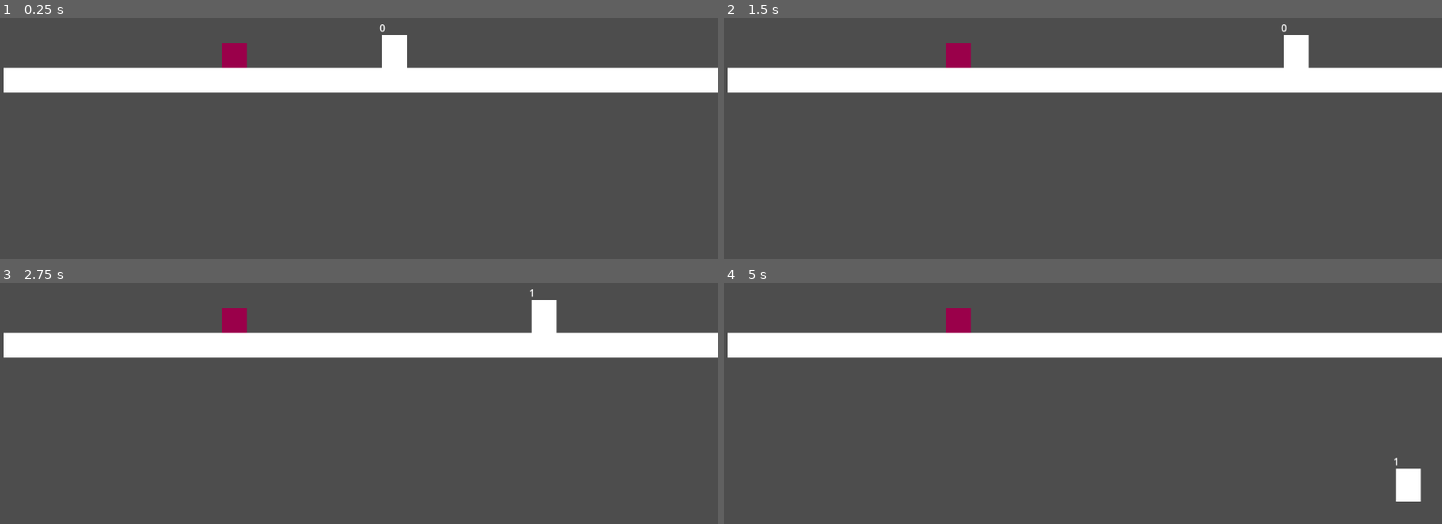
Above: before the commit, frames 1-4 (two rows, left to right).
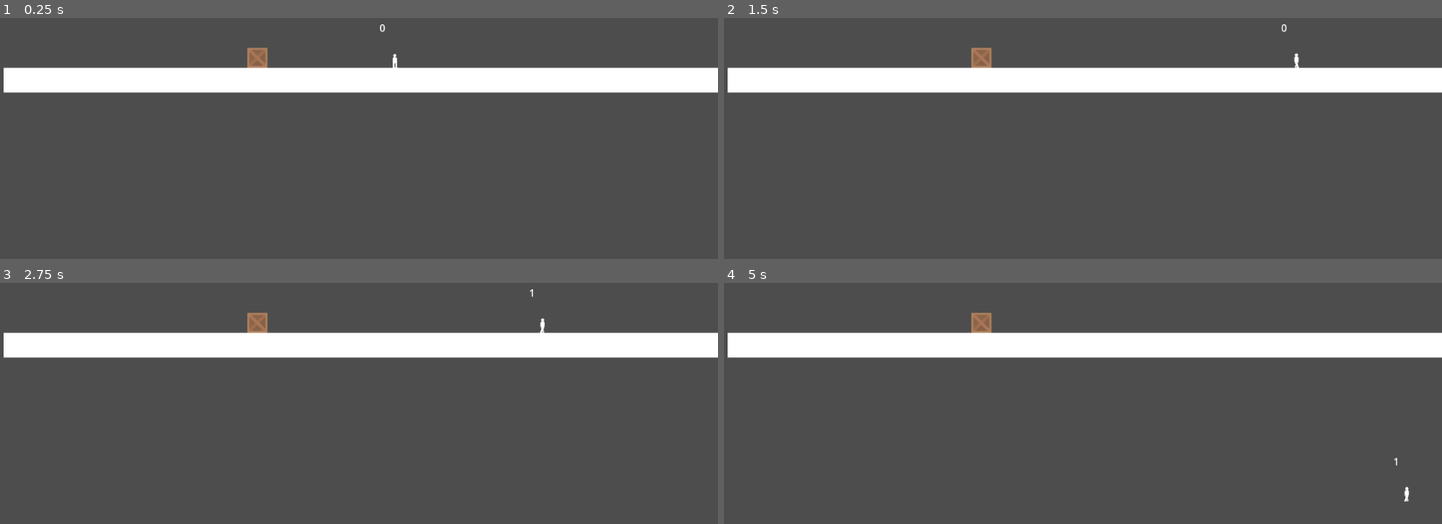
Above: after the commit, the same moments.

Repository: rafesholler/gmtk-2025
Game: Godot game, scene res://test_scene.tscn
The game is run twice, just before and just after one commit, with the same random seed, the same clock (stepped at 60 frames per second) and the same inputs.
Inputs (mouse positions are in pixels of both pictures, inside the frame that each line leads up to):
- Up to frame 1 (0.25 s): no input
- Up to frame 2 (1.5 s): tap Enter at 0.5 s; move the mouse to (1240, 37) at 0.52 s; hold D (move_right) from 0.53 s (still down); tap T (record_with_player) at 0.6 s; tap W (jump) at 0.77 s; tap R (toggle_record) at 0.8, 1.35 s; move the mouse to (939, 78) at 1.27 s
- Up to frame 3 (2.75 s): tap W (jump) at 1.52 s; tap T (record_with_player) at 1.55 s; move the mouse to (outside the picture) at 2.02 s; release D (move_right) at 2.03 s; hold A (move_left) from 2.03 s (still down); tap F (change_loop) at 2.1 s; tap R (toggle_record) at 2.3 s
- Up to frame 4 (5 s): move the mouse to (1047, 403) at 2.77 s; release A (move_left) at 2.78 s; hold D (move_right) 2.78-4.28 s; tap C (delete_loop) at 2.85 s; tap W (jump) at 3.02, 3.77, 4.52 s; tap T (record_with_player) at 3.05, 4.35 s; move the mouse to (1298, 384) at 3.52 s; click (1298, 384) at 3.6 s; tap R (toggle_record) at 3.8 s; tap Space at 4.25 s; move the mouse to (outside the picture) at 4.27 s; hold A (move_left) from 4.28 s (still down)

The runs differ from the first frame. In frame 1, 1.1% of the frame differs, in the area x 30-57%, y 7-21%; in frame 2, 1.1%; in frame 3, 1.1%, in the area x 30-78%, y 7-21%; in frame 4, 1.1%.
Error after the commit: Invalid access to property or key 'object' on a base object of type 'Resource (LoopPart)'. (res://Loop/loop_manager.gd:80)

Commit message:
updated loopable and sprites

Diff:
--- a/Loop/loop_manager.gd
+++ b/Loop/loop_manager.gd
@@ -21,16 +21,18 @@
 	if is_recording:
 		loops[index].max_index += 1
 		for part in loops[index].parts:
-			for property in part.loopable.properties:
-				part.recorded_values[property].append(part.object.get(property))
-				print("Recorded property " + property + " with value " + str(part.object.get(property)))
+			for object in part.loopable.properties:
+				for property in part.loopable.properties[object]:
+					part.recorded_values[property].append(object.get(property))
+					print("Recorded property " + property + " with value " + str(object.get(property)))
 
 	for loop in loops:
 		if loop.is_ready:
 			for part in loop.parts:
-				for property in part.loopable.properties:
-					part.object.set(property, part.recorded_values[property][loop.index])
-					print("Played property " + property + " with value " + str(part.recorded_values[property][loop.index]))
+				for object in part.loopable.properties:
+					for property in part.loopable.properties[object]:
+						object.set(property, part.recorded_values[property][loop.index])
+						print("Played property " + property + " with value " + str(part.recorded_values[property][loop.index]))
 
 			loop.index += 1
 			if loop.index >= loop.max_index:
@@ -55,14 +57,14 @@
 		if not loopable_node:
 			printerr("Can't find loopable node!")
 
-		part.object = obj
 		part.loopable = loopable_node
 		loops[index].parts.append(part)
 
 	# initialize property arrays
 	for part in loops[index].parts:
-			for property in part.loopable.properties:
-				part.recorded_values[property] = []
+			for object in part.loopable.properties:
+				for property in part.loopable.properties[object]:
+					part.recorded_values[property] = []
 
 	curr_loop_objects = []
 	loops[index].max_index = 0
--- a/Loop/loop_part.gd
+++ b/Loop/loop_part.gd
@@ -1,7 +1,6 @@
 extends Resource
 class_name LoopPart
 
-var object: Node
 var loopable: Loopable
 
 var recorded_values = {}
--- a/Loop/loopable.gd
+++ b/Loop/loopable.gd
@@ -1,7 +1,10 @@
 extends Node
 class_name Loopable
 
-@export var properties: Array[String]
+signal playback_started
+signal playback_ended
+
+@export var properties: Dictionary[Node, Array]
 @export var make_afterimage := false
 
 var is_looping = false
@@ -9,7 +12,9 @@
 
 func begin_playback() -> void:
 	is_looping = true
+	playback_started.emit()
 
 
 func end_playback() -> void:
 	is_looping = false
+	playback_ended.emit()
--- /dev/null
+++ b/Objects/Box/box.gd
@@ -0,0 +1,24 @@
+extends CharacterBody2D
+class_name Box
+
+var is_in_loop = false
+
+var gravity = ProjectSettings.get_setting("physics/2d/default_gravity")
+
+var friction = 600
+
+func _physics_process(delta: float) -> void:
+	if not is_on_floor():
+		velocity.y = gravity
+
+	velocity.x = move_toward(velocity.x, 0, friction * delta)
+
+	move_and_slide()
+
+
+func _on_loopable_playback_started() -> void:
+	is_in_loop = true
+
+
+func _on_loopable_playback_ended() -> void:
+	is_in_loop = false
--- /dev/null
+++ b/Objects/Box/box.tscn
@@ -0,0 +1,28 @@
+[gd_scene load_steps=5 format=3 uid="uid://d0y011d078tou"]
+
+[ext_resource type="Script" uid="uid://bx78xj6fdhvxk" path="res://Objects/Box/box.gd" id="1_ite0f"]
+[ext_resource type="Script" uid="uid://dxmffxw51dhku" path="res://Loop/loopable.gd" id="2_lde1j"]
+[ext_resource type="Texture2D" uid="uid://cnkkqber3c0l7" path="res://Objects/Box/box.png" id="3_glifb"]
+
+[sub_resource type="RectangleShape2D" id="RectangleShape2D_lde1j"]
+size = Vector2(32, 32)
+
+[node name="Box" type="CharacterBody2D"]
+collision_layer = 4
+script = ExtResource("1_ite0f")
+
+[node name="Loopable" type="Node" parent="." node_paths=PackedStringArray("properties")]
+script = ExtResource("2_lde1j")
+properties = {
+NodePath(".."): ["position", "rotation"]
+}
+metadata/_custom_type_script = "uid://dxmffxw51dhku"
+
+[node name="CollisionShape2D" type="CollisionShape2D" parent="."]
+shape = SubResource("RectangleShape2D_lde1j")
+
+[node name="Sprite2D" type="Sprite2D" parent="."]
+texture = ExtResource("3_glifb")
+
+[connection signal="playback_ended" from="Loopable" to="." method="_on_loopable_playback_ended"]
+[connection signal="playback_started" from="Loopable" to="." method="_on_loopable_playback_started"]
--- a/Player/player.gd
+++ b/Player/player.gd
@@ -2,8 +2,20 @@
 
 var gravity = ProjectSettings.get_setting("physics/2d/default_gravity")
 
+@export var push_force = 200
+
 func _physics_process(delta: float) -> void:
 	velocity.x = Input.get_axis("move_left", "move_right") * 300
+
+	if velocity.x != 0:
+		$AnimatedSprite2D.play("run")
+	else:
+		$AnimatedSprite2D.play("idle")
+
+	if velocity.x < 0 and not $AnimatedSprite2D.flip_h:
+		$AnimatedSprite2D.flip_h = true
+	if velocity.x > 0 and $AnimatedSprite2D.flip_h:
+		$AnimatedSprite2D.flip_h = false
 
 	if Input.is_action_pressed("jump"):
 		velocity.y = -400
@@ -24,8 +36,8 @@
 
 	for i in get_slide_collision_count():
 		var c = get_slide_collision(i)
-		if c.get_collider() is RigidBody2D:
-			c.get_collider().apply_central_impulse(-c.get_normal() * 200)
+		if c.get_collider() is Box and not c.get_collider().is_in_loop:
+			c.get_collider().velocity = -c.get_normal() * push_force
 
 	$RayCast2D.target_position = get_global_mouse_position() - position - $RayCast2D.position
 
--- a/Player/player.tscn
+++ b/Player/player.tscn
@@ -1,34 +1,83 @@
-[gd_scene load_steps=4 format=3 uid="uid://cf2nbw1l4orcf"]
+[gd_scene load_steps=10 format=3 uid="uid://cf2nbw1l4orcf"]
 
 [ext_resource type="Script" uid="uid://vejok7400jcd" path="res://Player/player.gd" id="1_l8h54"]
 [ext_resource type="Script" uid="uid://dxmffxw51dhku" path="res://Loop/loopable.gd" id="2_4ntmi"]
+[ext_resource type="Texture2D" uid="uid://cr6g0wnchyed0" path="res://Player/player.png" id="3_btcbx"]
 
 [sub_resource type="RectangleShape2D" id="RectangleShape2D_4ntmi"]
-size = Vector2(40, 52)
+size = Vector2(7, 21)
+
+[sub_resource type="AtlasTexture" id="AtlasTexture_gwnis"]
+atlas = ExtResource("3_btcbx")
+region = Rect2(0, 0, 32, 32)
+
+[sub_resource type="AtlasTexture" id="AtlasTexture_k53q1"]
+atlas = ExtResource("3_btcbx")
+region = Rect2(32, 0, 32, 32)
+
+[sub_resource type="AtlasTexture" id="AtlasTexture_fhl08"]
+atlas = ExtResource("3_btcbx")
+region = Rect2(64, 0, 32, 32)
+
+[sub_resource type="AtlasTexture" id="AtlasTexture_vtle1"]
+atlas = ExtResource("3_btcbx")
+region = Rect2(96, 0, 32, 32)
+
+[sub_resource type="SpriteFrames" id="SpriteFrames_od3ui"]
+animations = [{
+"frames": [{
+"duration": 1.0,
+"texture": SubResource("AtlasTexture_gwnis")
+}],
+"loop": true,
+"name": &"idle",
+"speed": 5.0
+}, {
+"frames": [{
+"duration": 1.0,
+"texture": SubResource("AtlasTexture_k53q1")
+}, {
+"duration": 0.5,
+"texture": SubResource("AtlasTexture_fhl08")
+}, {
+"duration": 1.0,
+"texture": SubResource("AtlasTexture_vtle1")
+}, {
+"duration": 0.5,
+"texture": SubResource("AtlasTexture_fhl08")
+}],
+"loop": true,
+"name": &"run",
+"speed": 6.0
+}]
 
 [node name="Player" type="CharacterBody2D"]
+collision_layer = 2
+collision_mask = 5
 script = ExtResource("1_l8h54")
 
 [node name="Loopable" type="Node" parent="."]
 script = ExtResource("2_4ntmi")
-properties = Array[String](["position"])
 make_afterimage = true
 metadata/_custom_type_script = "uid://dxmffxw51dhku"
 
 [node name="CollisionShape2D" type="CollisionShape2D" parent="."]
-position = Vector2(0, -26)
+position = Vector2(0.5, -10.5)
 shape = SubResource("RectangleShape2D_4ntmi")
 
-[node name="ColorRect" type="ColorRect" parent="."]
-offset_left = -20.0
-offset_top = -53.0
-offset_right = 20.0
-
 [node name="RayCast2D" type="RayCast2D" parent="."]
-position = Vector2(0, -26)
+position = Vector2(0, -11)
+collision_mask = 4
 
 [node name="Label" type="Label" parent="."]
 offset_left = -24.0
 offset_top = -76.0
 offset_right = 16.0
 offset_bottom = -53.0
+
+[node name="AnimatedSprite2D" type="AnimatedSprite2D" parent="."]
+position = Vector2(-1, -11)
+sprite_frames = SubResource("SpriteFrames_od3ui")
+animation = &"idle"
+autoplay = "idle"
+frame_progress = 0.883745
--- a/project.godot
+++ b/project.godot
@@ -62,6 +62,12 @@
 ]
 }
 
+[layer_names]
+
+2d_physics/layer_1="Environment"
+2d_physics/layer_2="Player"
+2d_physics/layer_3="Boxes"
+
 [physics]
 
 2d/default_gravity=300.0
--- a/test_scene.tscn
+++ b/test_scene.tscn
@@ -1,13 +1,10 @@
-[gd_scene load_steps=5 format=3 uid="uid://dfyylweqwg4ad"]
+[gd_scene load_steps=4 format=3 uid="uid://dfyylweqwg4ad"]
 
-[ext_resource type="Script" uid="uid://dxmffxw51dhku" path="res://Loop/loopable.gd" id="1_ia1lp"]
 [ext_resource type="PackedScene" uid="uid://cf2nbw1l4orcf" path="res://Player/player.tscn" id="1_uhqqe"]
+[ext_resource type="PackedScene" uid="uid://d0y011d078tou" path="res://Objects/Box/box.tscn" id="2_ia1lp"]
 
 [sub_resource type="RectangleShape2D" id="RectangleShape2D_6adnx"]
 size = Vector2(1147, 41)
-
-[sub_resource type="RectangleShape2D" id="RectangleShape2D_uhqqe"]
-size = Vector2(38, 40)
 
 [node name="TestScene" type="Node2D"]
 
@@ -24,24 +21,8 @@
 position = Vector2(-15.5, 1.5)
 shape = SubResource("RectangleShape2D_6adnx")
 
-[node name="RigidBody2D" type="RigidBody2D" parent="."]
-position = Vector2(376, 306)
-
-[node name="CollisionShape2D" type="CollisionShape2D" parent="RigidBody2D"]
-position = Vector2(0, 14)
-shape = SubResource("RectangleShape2D_uhqqe")
-
-[node name="ColorRect" type="ColorRect" parent="RigidBody2D"]
-offset_left = -20.0
-offset_top = -6.0
-offset_right = 20.0
-offset_bottom = 34.0
-color = Color(0.603278, 0, 0.288795, 1)
-
-[node name="Loopable" type="Node" parent="RigidBody2D"]
-script = ExtResource("1_ia1lp")
-properties = Array[String](["position", "rotation"])
-metadata/_custom_type_script = "uid://dxmffxw51dhku"
-
 [node name="Player" parent="." instance=ExtResource("1_uhqqe")]
 position = Vector2(633, 324)
+
+[node name="Box" parent="." instance=ExtResource("2_ia1lp")]
+position = Vector2(413, 319)
Not shown, added: Objects/Box/box.gd.uid
Binary file added: Objects/Box/box.png
Not shown, added: Objects/Box/box.png.import
Binary file added: Player/player.png
Not shown, added: Player/player.png.import
